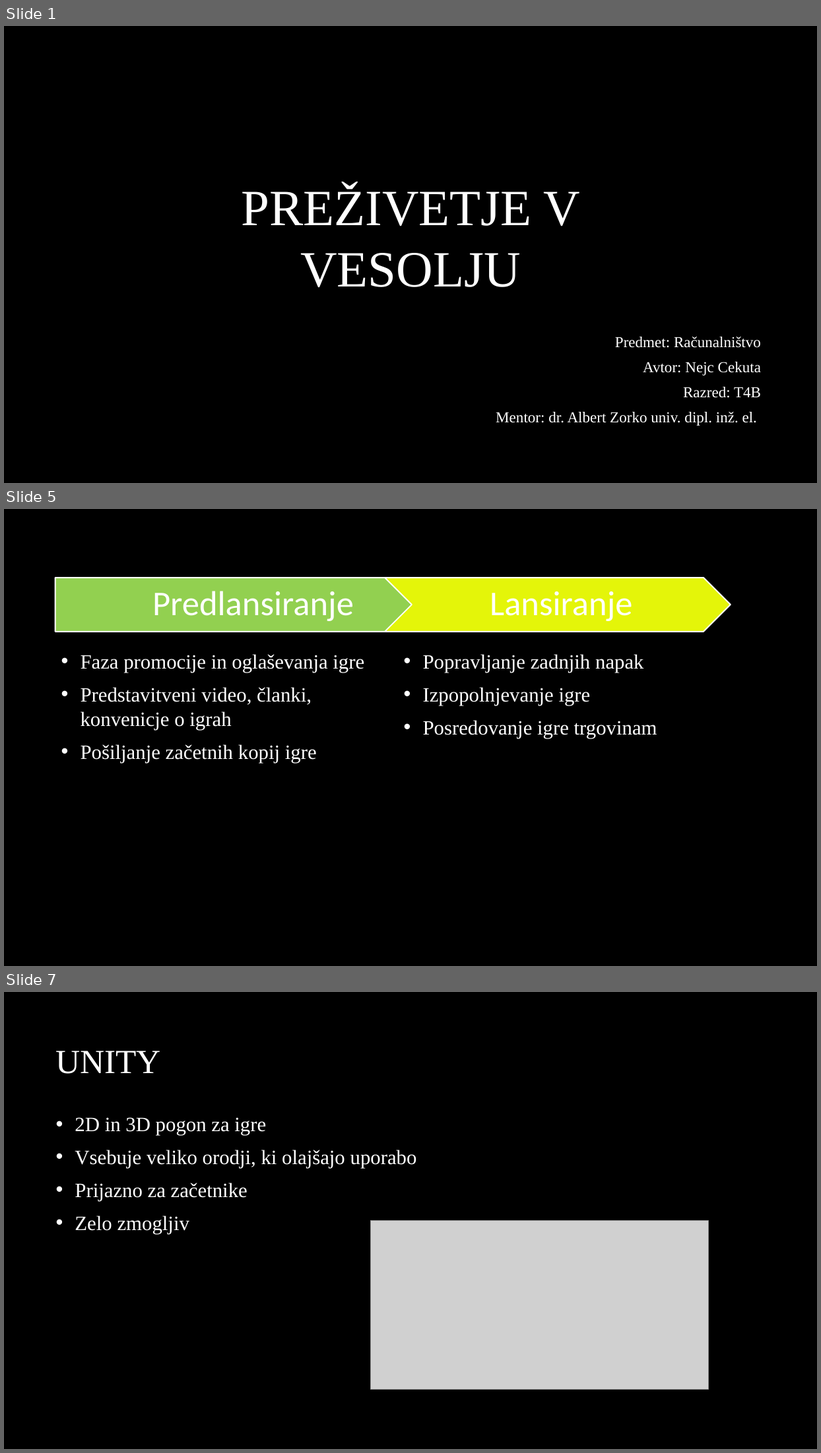
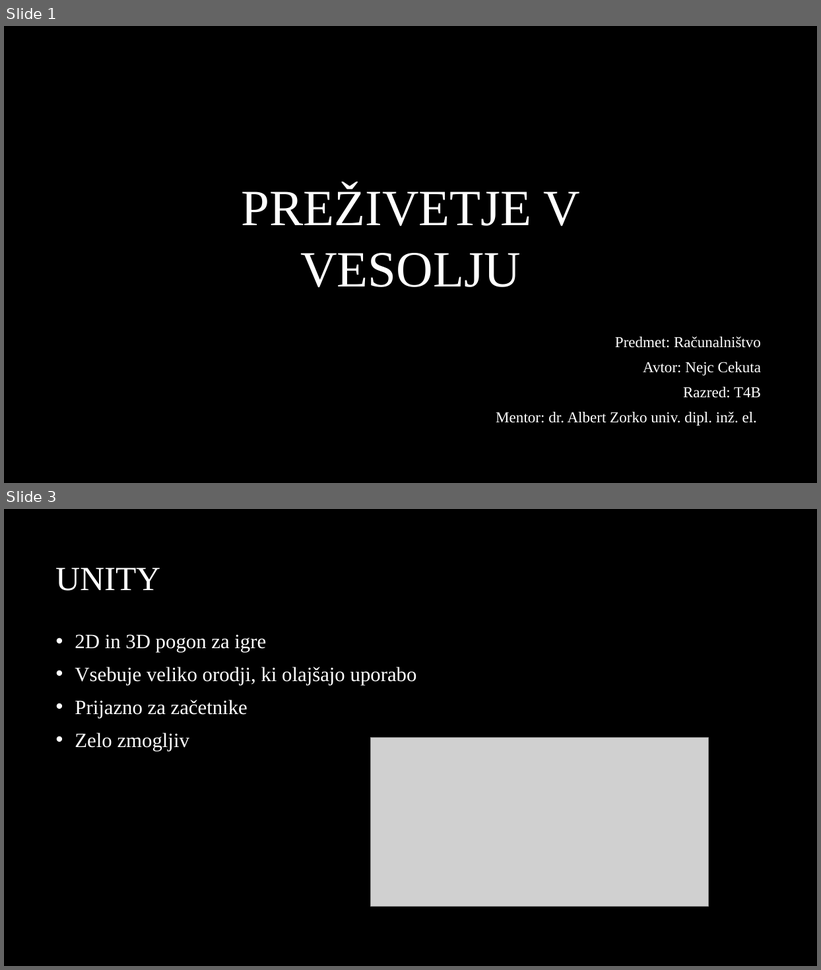
Before and after one commit to NCekuta/Prezivetje_v_vesolju, a slide deck: PowerPoint/Prezivetje v vesolju.pptx. Shown one above the other, each under a label of ours: slides 1, 5 and 7 before the commit, slides 1 and 3 after it; the slides between them are not shown. The pictures are 821x1453 and 821x970 pixels, drawn with LibreOffice and Linux fonts; fonts in the diff are those of the drawing; grey boxes stand for pictures; background and template pictures are left out. Boxes give left, top, right and bottom in pixels: in the first picture for what was removed or moved away, otherwise in the second. Text is boxed around its words. In the diff, an @@ line names an element or a change of style, - is before the commit and + after.

```diff
--- a/PowerPoint/Prezivetje v vesolju.pptx
+++ b/PowerPoint/Prezivetje v vesolju.pptx
@@ slide 5 removed at [4,509,817,966], background picture (left out) @@
@@ group removed at [55,578,731,632]: 2 texts, 1 pentagon arrow, 1 chevron @@
-Predlansiranje
-Lansiranje
@@ text removed at [81,654,364,763] @@
-• Faza promocije in oglaševanja igre
-• Predstavitveni video, članki, konvenicje o igrah
-• Pošiljanje začetnih kopij igre
@@ text removed at [423,654,657,739] @@
-• Popravljanje zadnjih napak
-• Izpopolnjevanje igre
-• Posredovanje igre trgovinam
@@ what was slide 7 is now slide 3 @@
```
Also in this commit, not shown: 3 slides changed, 4 other slides removed.
